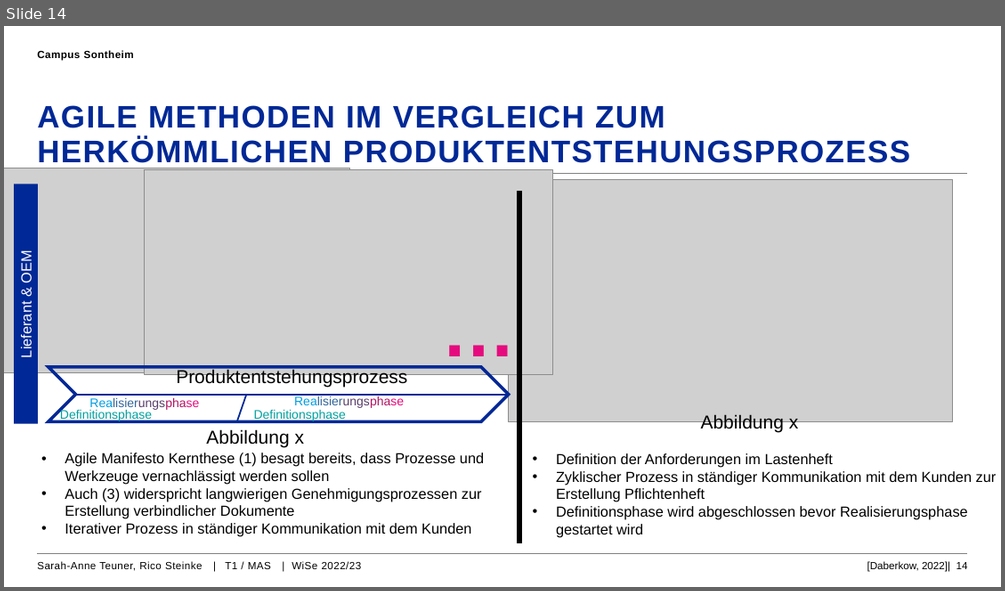
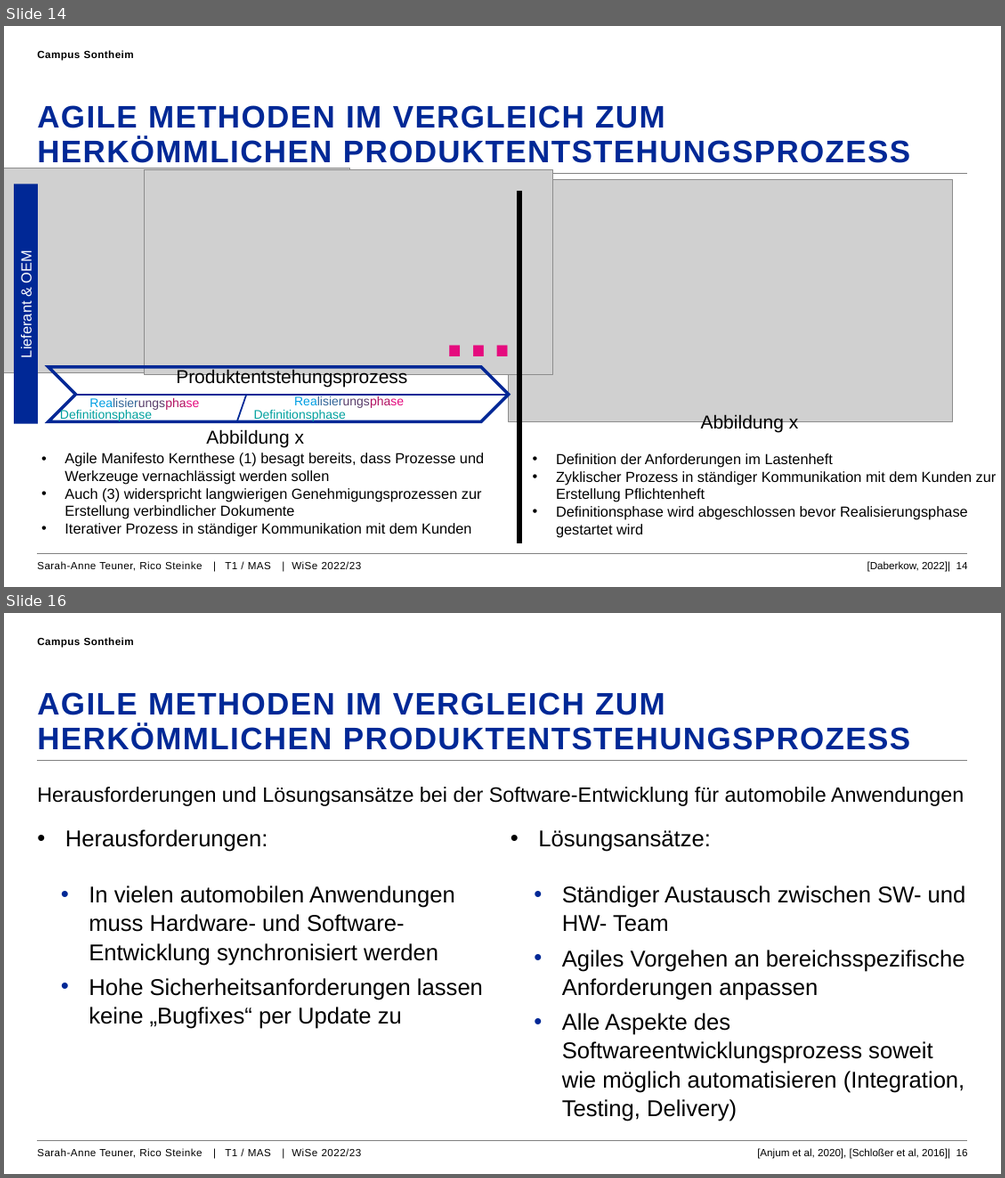
Before and after one commit to rico227/pgpe, a slide deck: Agile_Softwareentwicklung_Automotive_PGPE_rico.pptx. Shown one above the other, each under a label of ours: slide 14 before the commit, slides 14 and 16 after it; the slides between them are not shown. The pictures are 1005x591 and 1005x1178 pixels, drawn with LibreOffice and Linux fonts; fonts in the diff are those of the drawing; grey boxes stand for pictures; background and template pictures are left out. Boxes give left, top, right and bottom in pixels: in the first picture for what was removed or moved away, otherwise in the second. Text is boxed around its words. In the diff, an @@ line names an element or a change of style, - is before the commit and + after.

```diff
--- a/Agile_Softwareentwicklung_Automotive_PGPE_rico.pptx
+++ b/Agile_Softwareentwicklung_Automotive_PGPE_rico.pptx
@@ slide 16 added at (4, 613, 1001, 1174), background #FFFFFF; not listed: 2 template elements that a slide beside it also shows @@
@@ text added at (37, 637, 134, 648), 10 pt, text #000000, bold @@
+Campus Sontheim
@@ title added at (37, 692, 910, 750), 30 pt, text #002896, bold @@
+AGILE METHODEN IM VERGLEICH ZUM HERKÖMMLICHEN PRODUKTENTSTEHUNGSPROZESS
@@ text added at (37, 787, 963, 806), 20 pt, text #000000 @@
+Herausforderungen und Lösungsansätze bei der Software-Entwicklung für automobile Anwendungen
@@ text added at (65, 829, 483, 1029), 22 pt, text #000000 @@
+• Herausforderungen:
+  • In vielen automobilen Anwendungen muss Hardware- und Software-Entwicklung synchronisiert werden
+  • Hohe Sicherheitsanforderungen lassen keine „Bugfixes“ per Update zu
@@ text added at (538, 830, 966, 1121), 22 pt, text #000000 @@
+• Lösungsansätze:
+  • Ständiger Austausch zwischen SW- und HW- Team
+  • Agiles Vorgehen an bereichsspezifische Anforderungen anpassen
+  • Alle Aspekte des Softwareentwicklungsprozess soweit wie möglich automatisieren (Integration, Testing, Delivery)
@@ text added at (37, 1148, 362, 1158), 10 pt, text #000000 @@
+Sarah-Anne Teuner, Rico Steinke | T1 / MAS | WiSe 2022/23
@@ text added at (757, 1148, 968, 1159), 10 pt, text #000000 @@
+[Anjum et al, 2020], [Schloßer et al, 2016]| 16
```
Also in this commit, not shown: 2 slides changed, 2 other slides added, 4 other files.
